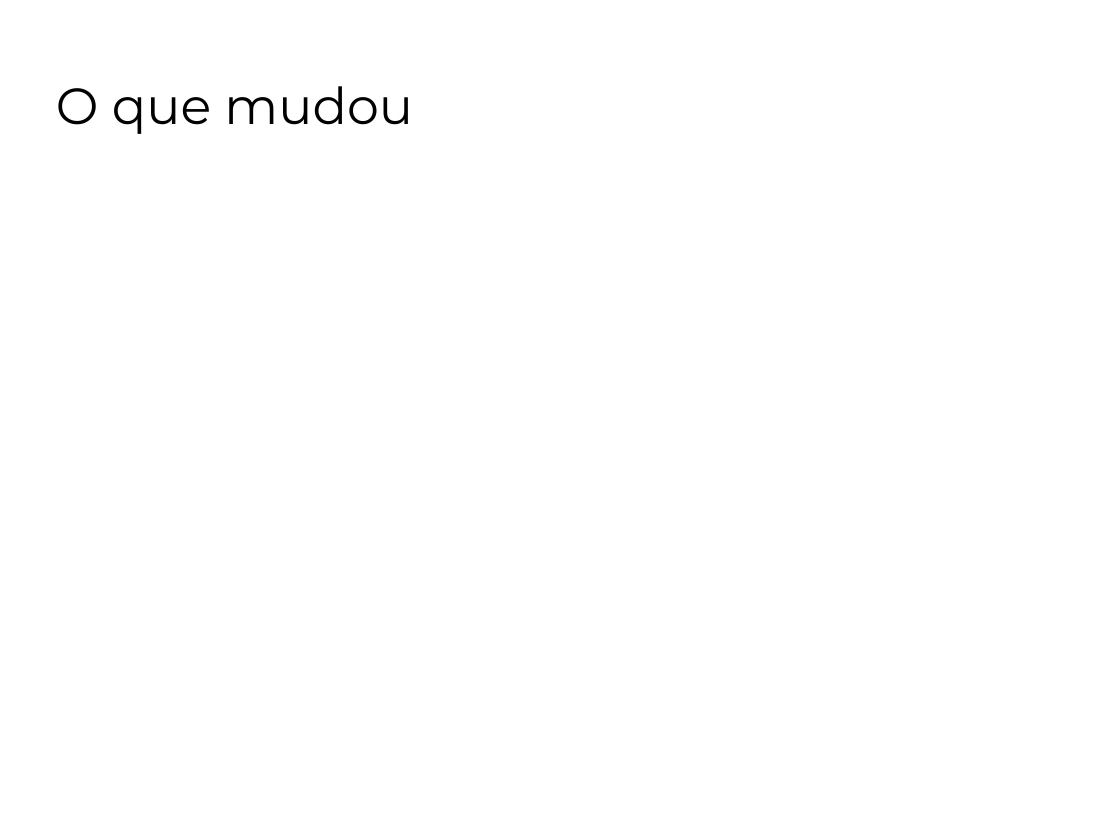
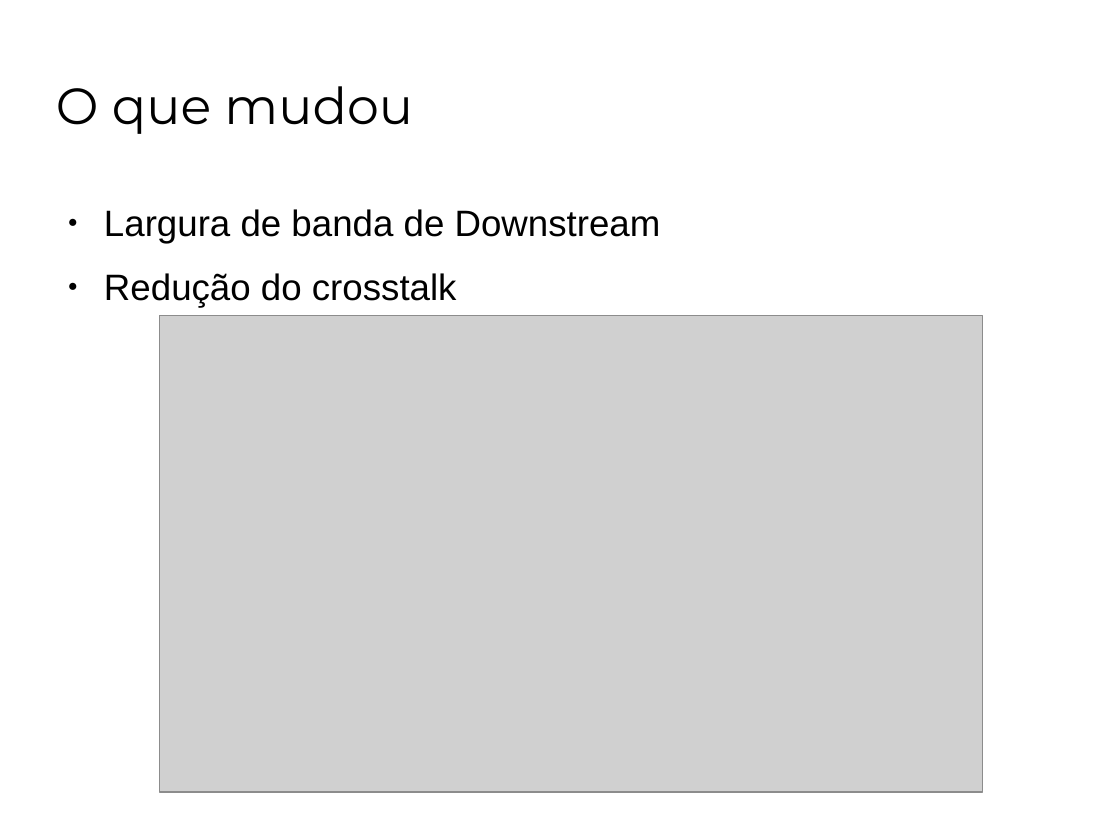
Before and after one commit to rzorzal/ADSL2, a slide deck: slide 8 of adsl2.odp (slide 5 before the commit). Drawn at 1120x840 pixels with LibreOffice and Linux fonts; fonts in the diff are those of the drawing; grey boxes stand for pictures; background and template pictures are left out. Boxes give left, top, right and bottom in pixels: in the first picture for what was removed or moved away, otherwise in the second. Text is boxed around its words. In the diff, an @@ line names an element or a change of style, - is before the commit and + after.

```diff
--- a/adsl2.odp
+++ b/adsl2.odp
@@ text added at <box>104,209,661,307</box>, 26 pt, text #000000 @@
+● Largura de banda de Downstream
+● Redução do crosstalk
@@ picture added at <box>160,316,982,793</box> @@
```
Also in this commit, not shown: 3 other slides changed, 5 slides added, 1 slide removed, 3 other files.
